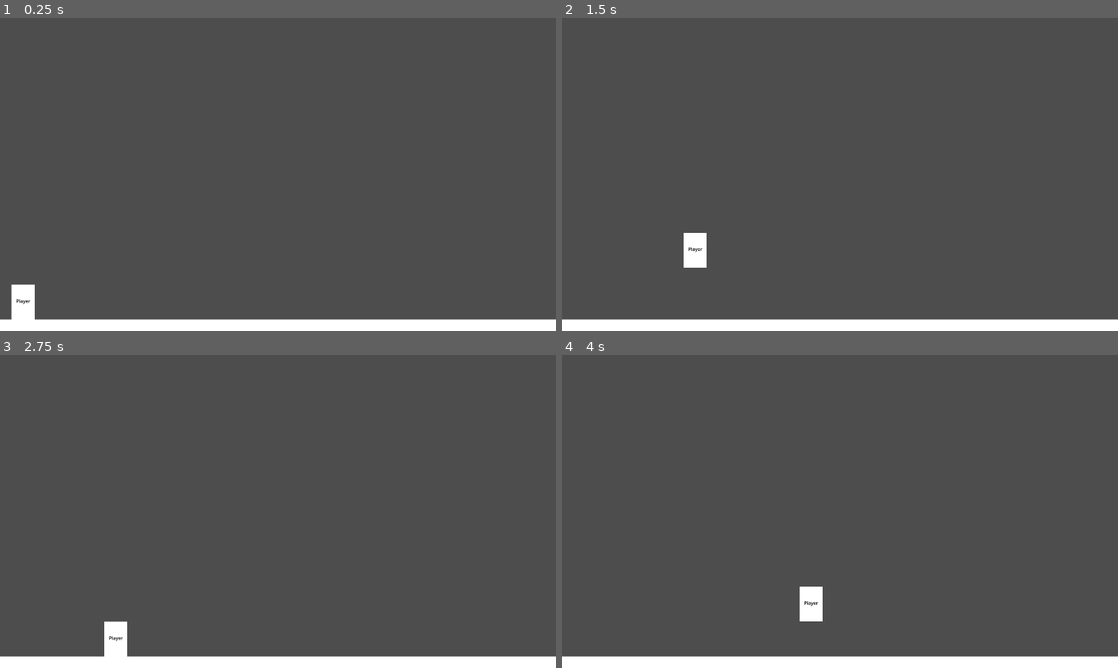
Above: before the commit, frames 1-4 (two rows, left to right).
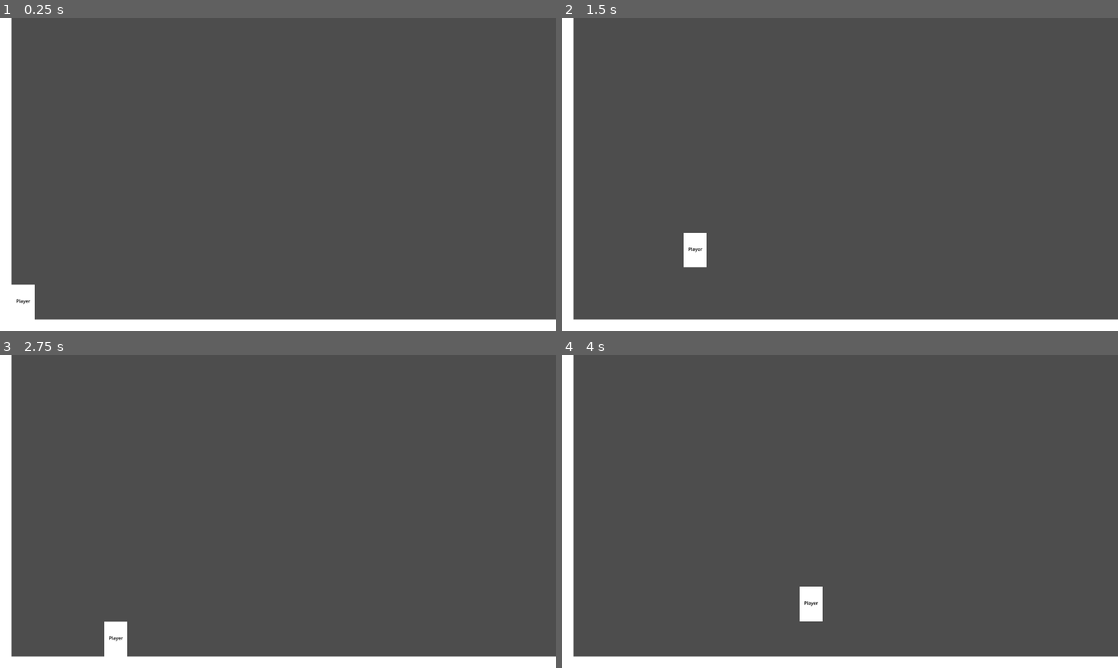
Above: after the commit, the same moments.

Repository: UnChiller/Github-Game-Off-2024
Game: Godot game, scene res://Scenes/world.tscn
Two runs of this game, one before a commit and one after it. Both use one fixed random seed, a clock stepped at 60 frames per second and the inputs below.
Inputs:
- Up to frame 1 (0.25 s): no input
- Up to frame 2 (1.5 s): tap Enter at 0.5 s; hold Right (move_right) from 0.53 s (still down); tap C (jump) at 0.77 s
- Up to frame 3 (2.75 s): tap C (jump) at 1.52 s; release Right (move_right) at 2.03 s; hold Left (move_left) from 2.03 s (still down)
- Up to frame 4 (4 s): release Left (move_left) at 2.78 s; hold Right (move_right) from 2.78 s (still down); tap C (jump) at 3.02, 3.77 s

The runs differ from the first frame. In frame 1, 2.0% of the frame differs, in the area x 0-3%, y 0-97%; in frame 2, 2.1%, in the area x 0-26%, y 0-97%; in frame 3, 2.0%; in frame 4, 2.0%.

Commit message:
added wall

Diff:
--- a/Scenes/world.tscn
+++ b/Scenes/world.tscn
@@ -1,8 +1,11 @@
-[gd_scene load_steps=4 format=3 uid="uid://uhy2x6mkeac"]
+[gd_scene load_steps=5 format=3 uid="uid://uhy2x6mkeac"]
 
 [ext_resource type="PackedScene" uid="uid://dypaa1cr0c5co" path="res://Scenes/player.tscn" id="1_p4fo7"]
 
 [sub_resource type="QuadMesh" id="QuadMesh_6nx4q"]
+
+[sub_resource type="RectangleShape2D" id="RectangleShape2D_ho2su"]
+size = Vector2(20, 520)
 
 [sub_resource type="RectangleShape2D" id="RectangleShape2D_b115b"]
 size = Vector2(960, 20)
@@ -12,14 +15,26 @@
 [node name="Player" parent="." instance=ExtResource("1_p4fo7")]
 position = Vector2(80, 1040)
 
-[node name="StaticBody2D" type="StaticBody2D" parent="."]
+[node name="Wall" type="StaticBody2D" parent="."]
 
-[node name="MeshInstance2D" type="MeshInstance2D" parent="StaticBody2D"]
+[node name="MeshInstance2D" type="MeshInstance2D" parent="Wall"]
+position = Vector2(20, 540)
+scale = Vector2(40, 1080)
+mesh = SubResource("QuadMesh_6nx4q")
+
+[node name="CollisionShape2D" type="CollisionShape2D" parent="Wall"]
+position = Vector2(20, 520)
+scale = Vector2(2, 2)
+shape = SubResource("RectangleShape2D_ho2su")
+
+[node name="Floor" type="StaticBody2D" parent="."]
+
+[node name="MeshInstance2D" type="MeshInstance2D" parent="Floor"]
 position = Vector2(960, 1060)
 scale = Vector2(1920, 40)
 mesh = SubResource("QuadMesh_6nx4q")
 
-[node name="CollisionShape2D" type="CollisionShape2D" parent="StaticBody2D"]
+[node name="FloorCollisionShape2D" type="CollisionShape2D" parent="Floor"]
 position = Vector2(960, 1060)
 scale = Vector2(2, 2)
 shape = SubResource("RectangleShape2D_b115b")
--- a/Scripts/player.gd
+++ b/Scripts/player.gd
@@ -23,3 +23,6 @@
 		velocity.x = move_toward(velocity.x, 0, SPEED)
 
 	move_and_slide()
+	var last_collision = get_last_slide_collision()
+	if last_collision != null:
+		print(last_collision.get_normal())
Not shown, changed: README.md
